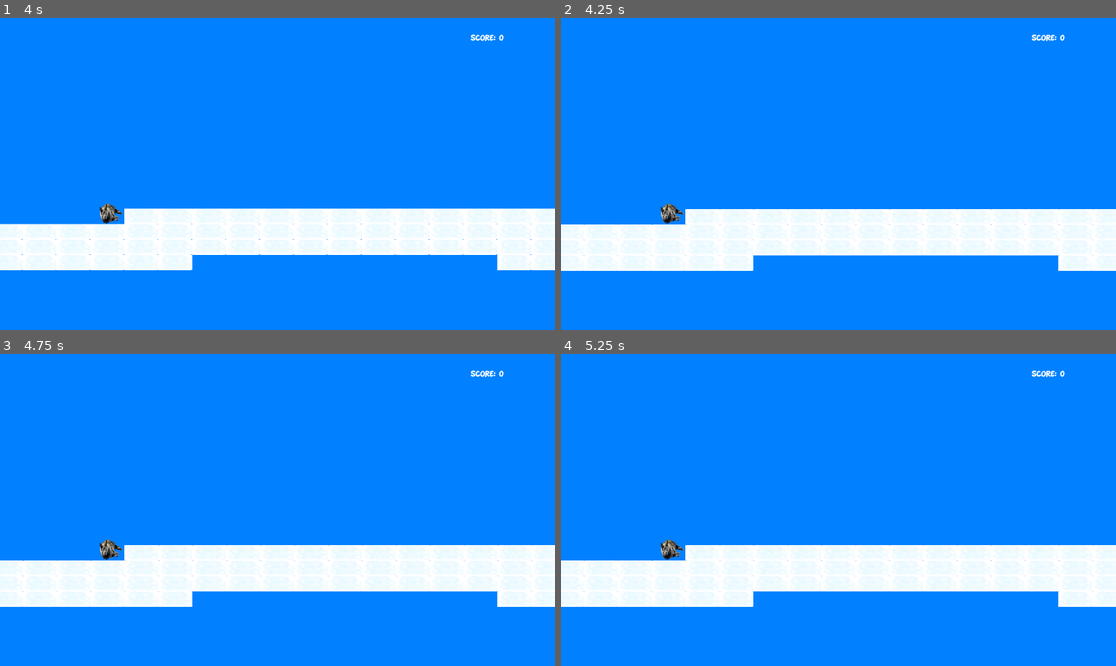
Above: before the commit, frames 1-4 (two rows, left to right).
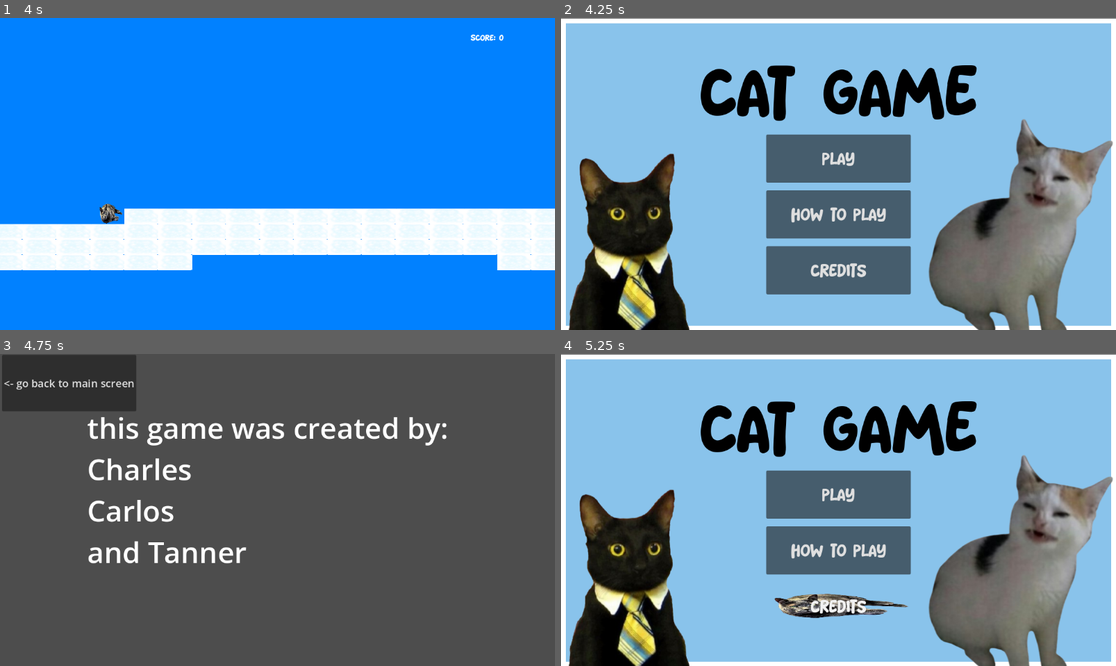
Above: after the commit, the same moments.

Repository: 5hr3kY/Kit-Fight
Game: Godot game, scene res://Scenes/main.tscn
The game is run twice, just before and just after one commit, with the same random seed, the same clock (stepped at 60 frames per second) and the same inputs. This scene is started directly instead of the project's main scene.
Inputs (mouse positions are in pixels of both pictures, inside the frame that each line leads up to):
- Up to frame 1 (4 s): hold Right (ui_right) 0.53-2.03 s; tap Up (ui_up) at 0.77, 1.52, 3.02, 3.77 s; hold Left (ui_left) 2.03-2.78 s; hold Right (ui_right) from 2.78 s (still down)
- Up to frame 2 (4.25 s): keep holding Right (ui_right); tap Escape (ui_esc, bound only after the commit) at 4.15 s
- Up to frame 3 (4.75 s): release Right (ui_right) at 4.25 s; click (277, 550) at 4.25 s, where only the run after the commit has a clickable "How to Play"
- Up to frame 4 (5.25 s): click (627, 382) at 5 s, where only the run after the commit has a clickable "<- go back to main screen"

Frame 1 is identical in both runs. In frame 2, 100% of the frame differs, in the area x 0-100%, y 0-100%; in frame 3, 100%; in frame 4, 100%.

Commit message:
back to home from game

Diff:
--- a/kit-fight/UI stuff/Credits.gd
+++ b/kit-fight/UI stuff/Credits.gd
@@ -3,4 +3,4 @@
 
 
 func _on_pressed() -> void:
-	get_tree().change_scene_to_file("res://Scenes/how_to_play.tscn")
+	get_tree().change_scene_to_file("res://Scenes/credits.tscn")
--- a/kit-fight/cat.gd
+++ b/kit-fight/cat.gd
@@ -11,8 +11,8 @@
 var prev_velocity = 0
 var potential_velocity = 0
 
-func exit():
-	if Input.is_action_pressed("key_exit"):
+func _sigma(delta):
+	if Input.is_action_just_pressed("ui_esc"):
 		get_tree().change_scene_to_file( "res://Scenes/title_screen.tscn")
 
 func _charge(delta):
@@ -32,6 +32,8 @@
 func _process(delta: float) -> void:
 	_charge(delta)
 	_check_location()
+	_sigma(delta)
+
 
 func _physics_process(delta: float) -> void:
 
--- a/kit-fight/project.godot
+++ b/kit-fight/project.godot
@@ -30,6 +30,11 @@
 "events": [Object(InputEventKey,"resource_local_to_scene":false,"resource_name":"","device":-1,"window_id":0,"alt_press …(191 unchanged characters)…
 ]
 }
+ui_esc={
+"deadzone": 0.2,
+"events": [Object(InputEventKey,"resource_local_to_scene":false,"resource_name":"","device":16,"window_id":0,"alt_pressed":false,"shift_pressed":false,"ctrl_pressed":false,"meta_pressed":false,"pressed":false,"keycode":0,"physical_keycode":4194305,"key_label":0,"unicode":0,"location":0,"echo":false,"script":null)
+]
+}
 
 [rendering]
 
